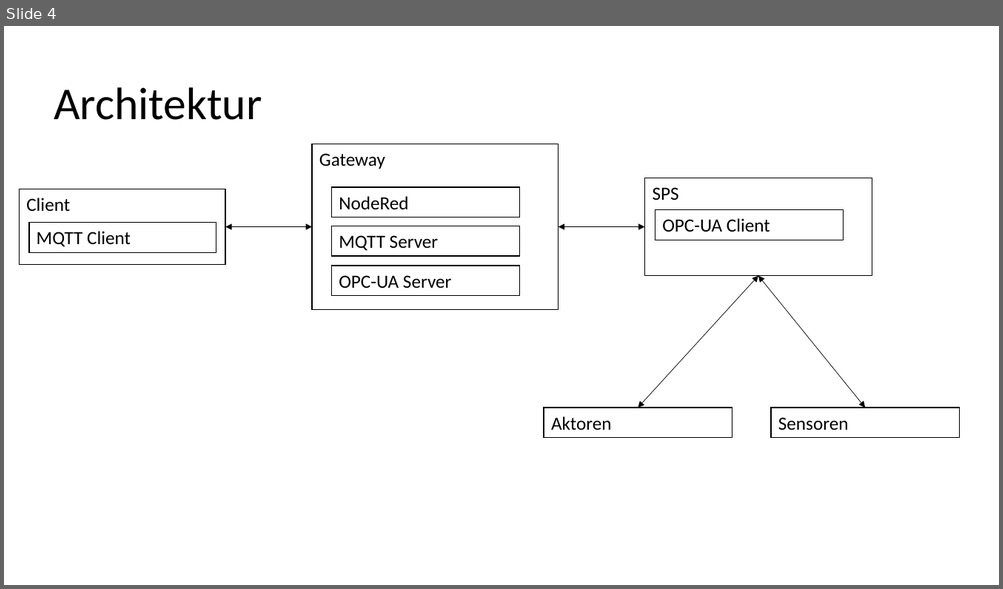
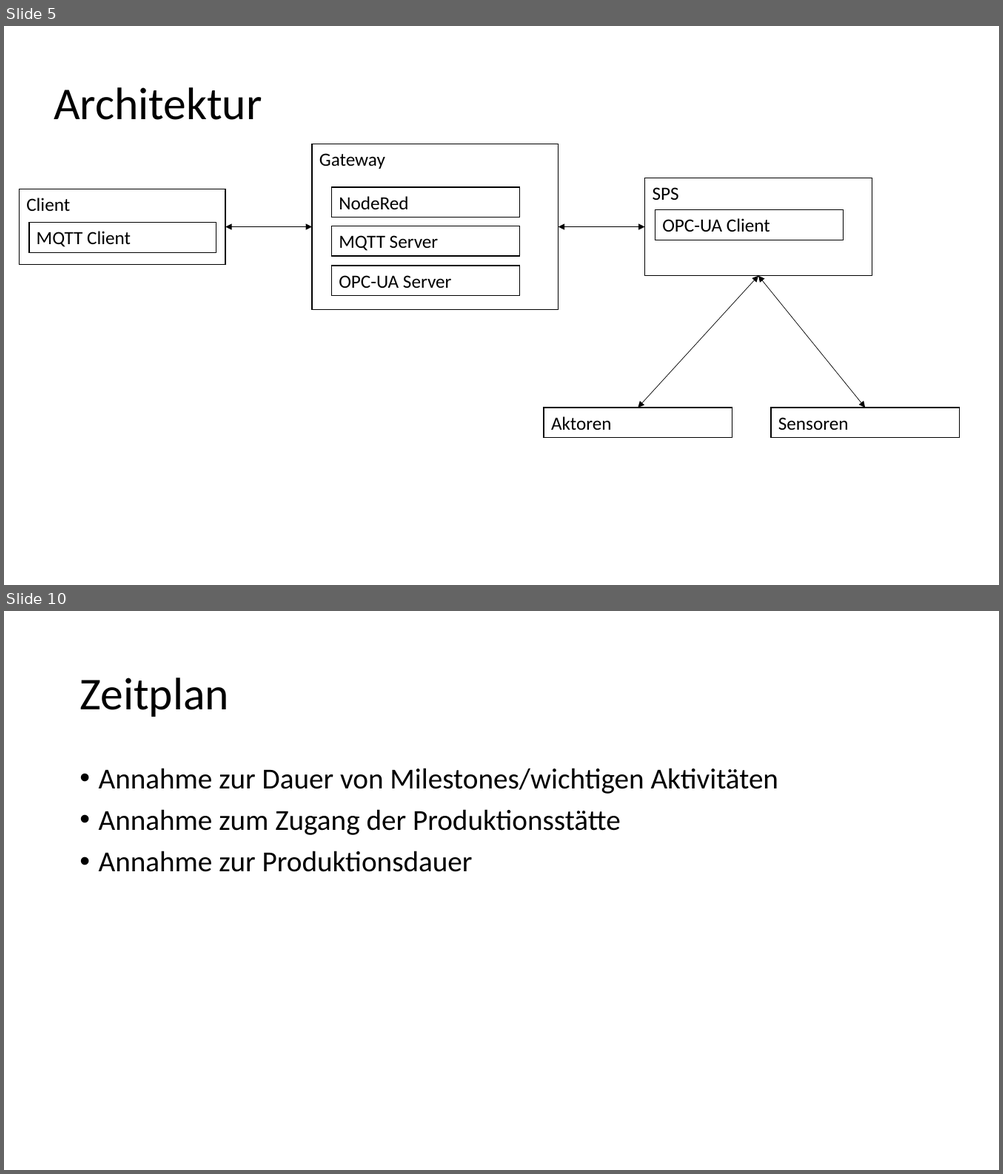
Before and after one commit to albae3333/DigitaleFabrik, a slide deck: Präsentation/Präsentation_Entwurf.pptx. Shown one above the other, each under a label of ours: slide 4 before the commit, slides 5 and 10 after it; the slides between them are not shown. The pictures are 1003x589 and 1003x1174 pixels, drawn with LibreOffice and Linux fonts; fonts in the diff are those of the drawing. Boxes give left, top, right and bottom in pixels: in the first picture for what was removed or moved away, otherwise in the second. Text is boxed around its words. In the diff, an @@ line names an element or a change of style, - is before the commit and + after.

```diff
--- a/Präsentation/Präsentation_Entwurf.pptx
+++ b/Präsentation/Präsentation_Entwurf.pptx
@@ slide 10 added at box(4, 611, 999, 1170), background #FFFFFF @@
@@ title added at box(79, 678, 229, 717), 44 pt, text #000000 @@
+Zeitplan
@@ text added at box(99, 768, 779, 872), 28 pt, text #000000 @@
+• Annahme zur Dauer von Milestones/wichtigen Aktivitäten
+• Annahme zum Zugang der Produktionsstätte
+• Annahme zur Produktionsdauer
@@ what was slide 4 is now slide 5 @@
```
Also in this commit, not shown: 1 slide changed, 8 other slides added, 2 slides removed, 3 other files.
